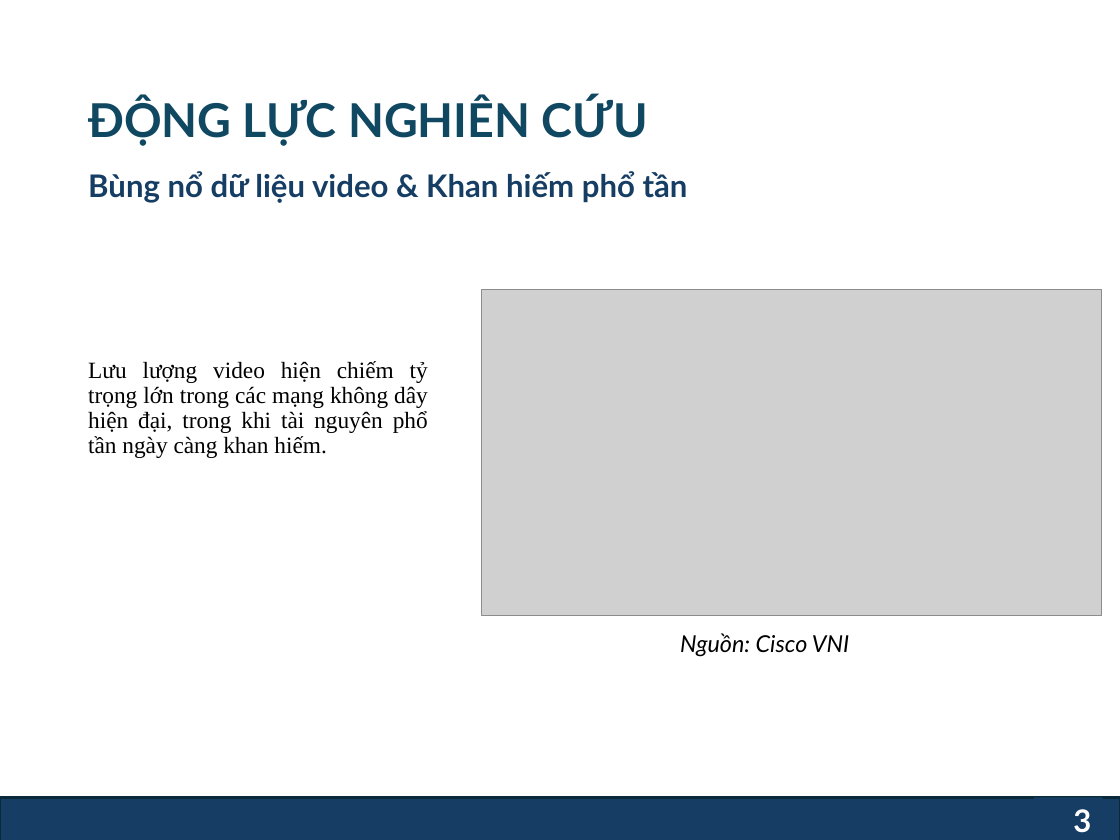
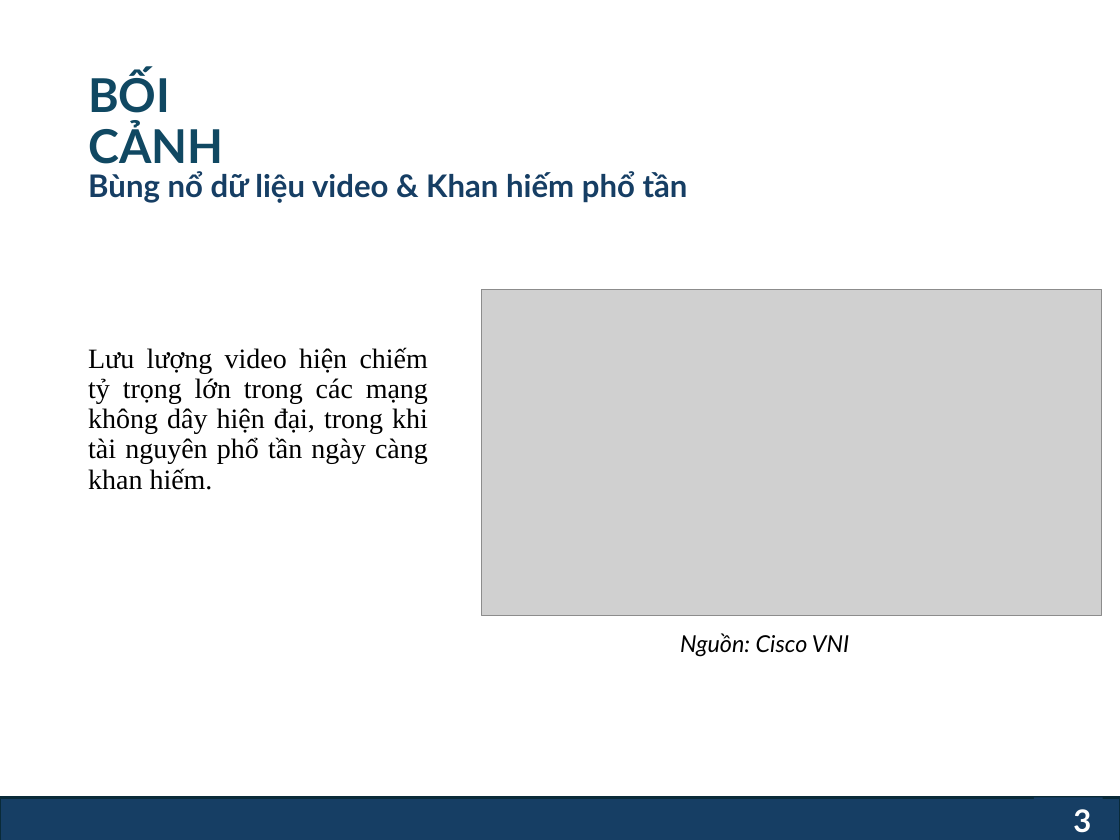
Before and after one commit to ngthvinh08/Graduation_Thesis_2026, a slide deck: slide 3 of final/Nguyễn Thành Vinh - KLTN.pptx. Drawn at 1120x840 pixels with LibreOffice and Linux fonts; fonts in the diff are those of the drawing; grey boxes stand for pictures; background and template pictures are left out. Boxes give left, top, right and bottom in pixels: in the first picture for what was removed or moved away, otherwise in the second. Text is boxed around its words. In the diff, an @@ line names an element or a change of style, - is before the commit and + after.

```diff
--- a/final/Nguyễn Thành Vinh - KLTN.pptx
+++ b/final/Nguyễn Thành Vinh - KLTN.pptx
@@ title at (88,72,223,172): text changed @@
-ĐỘNG LỰC NGHIÊN CỨU
+BỐI CẢNH
@@ text "Lưu lượng video hiện chiếm ...": place and size @@
-text "Lưu lượng video hiện chiếm ..." at (88,361,428,458)
+text "Lưu lượng video hiện chiếm ..." at (88,347,428,490)
@@ text "Lưu lượng video hiện chiếm ..." at (88,347,428,490): size 15 to 18 pt @@
```
Also in this commit, not shown: 14 other slides changed, 3 slides added, 2 slides removed, 9 other files.
